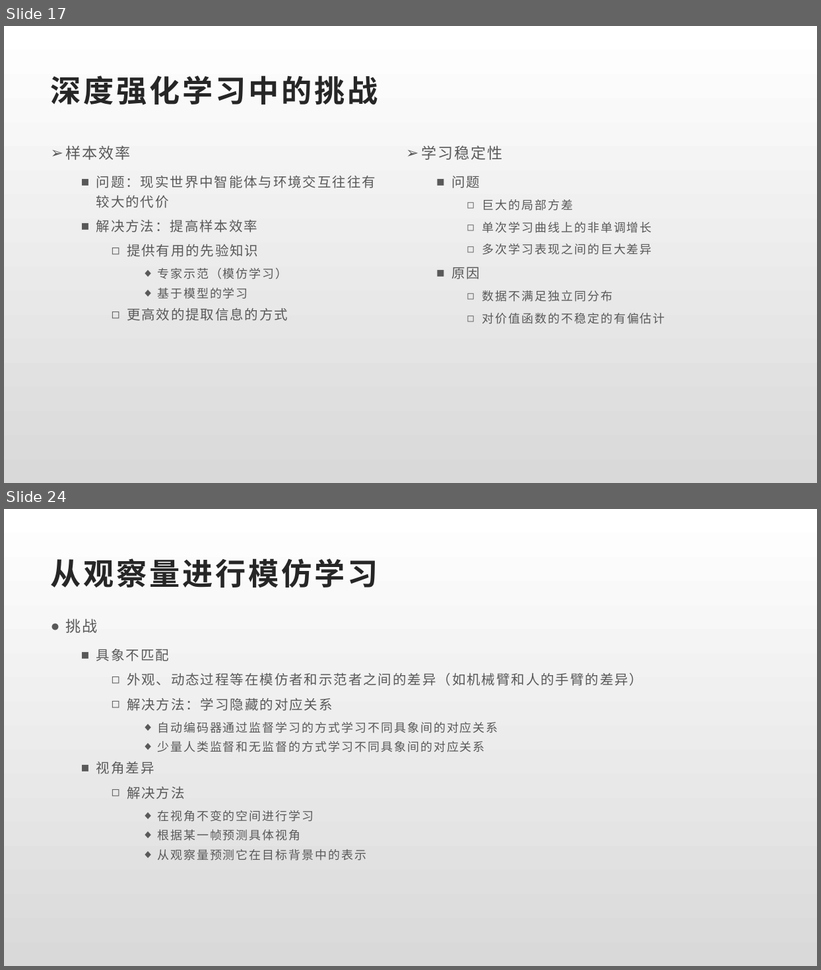
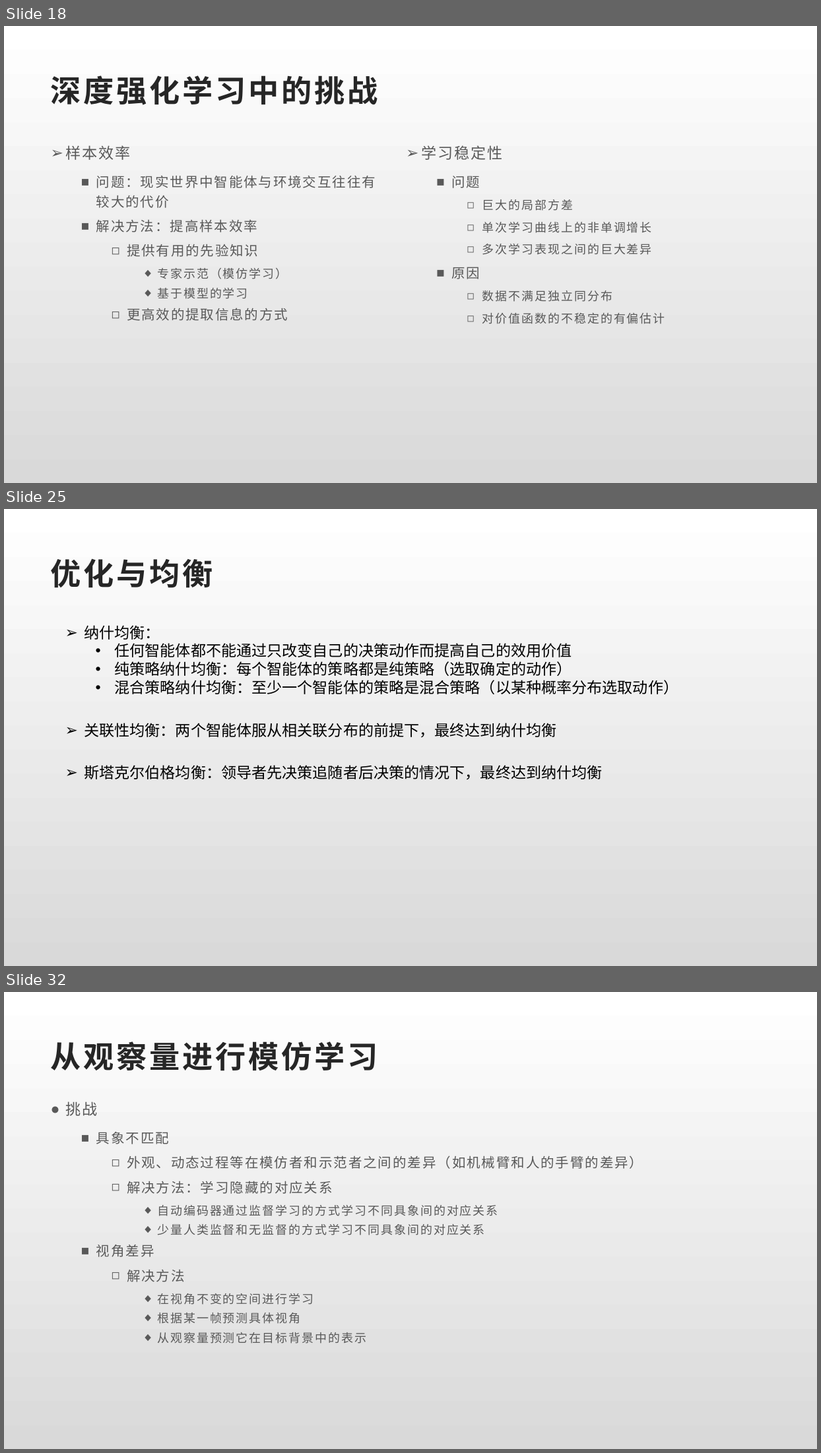
Before and after one commit to youchenlong/Code, a slide deck: Python/RL/深度强化学习.pptx. Shown one above the other, each under a label of ours: slides 17 and 24 before the commit, slides 18, 25 and 32 after it; the slides between them are not shown. The pictures are 821x970 and 821x1453 pixels, drawn with LibreOffice and Linux fonts; fonts in the diff are those of the drawing; background and template pictures are left out. Boxes give left, top, right and bottom in pixels: in the first picture for what was removed or moved away, otherwise in the second. Text is boxed around its words. In the diff, an @@ line names an element or a change of style, - is before the commit and + after.

```diff
--- a/Python/RL/深度强化学习.pptx
+++ b/Python/RL/深度强化学习.pptx
@@ slide 25 added at (4, 509, 817, 966), background gradient #FFFFFF to #D9D9D9 @@
@@ title added at (51, 559, 213, 588), 36 pt, text #262626, bold @@
+优化与均衡
@@ text added at (84, 625, 679, 694), 18 pt, text #000000 @@
+➢ 纳什均衡：
+  • 任何智能体都不能通过只改变自己的决策动作而提高自己的效用价值
+  • 纯策略纳什均衡：每个智能体的策略都是纯策略（选取确定的动作）
+  • 混合策略纳什均衡：至少一个智能体的策略是混合策略（以某种概率分布选取动作）
@@ text added at (84, 723, 556, 738), 18 pt, text #000000 @@
+➢ 关联性均衡：两个智能体服从相关联分布的前提下，最终达到纳什均衡
@@ text added at (84, 765, 602, 780), 18 pt, text #000000 @@
+➢ 斯塔克尔伯格均衡：领导者先决策追随者后决策的情况下，最终达到纳什均衡
@@ what was slide 17 is now slide 18 @@
@@ what was slide 24 is now slide 32 @@
```
Also in this commit, not shown: 11 slides changed, 7 other slides added, 27 other files.
